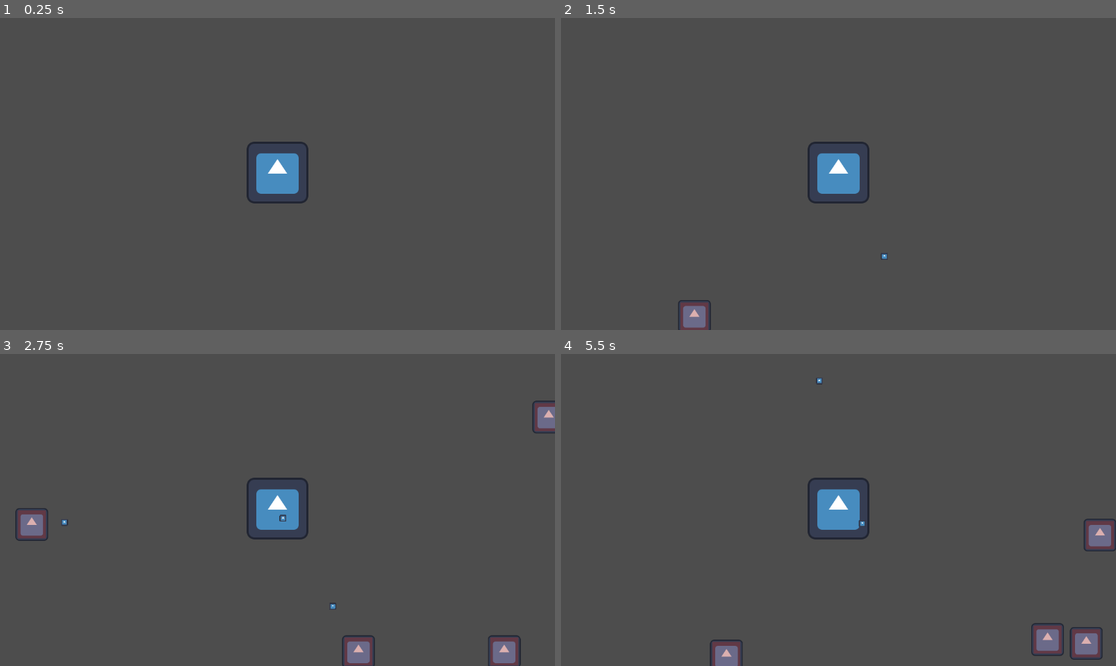
Above: before the commit, frames 1-4 (two rows, left to right).
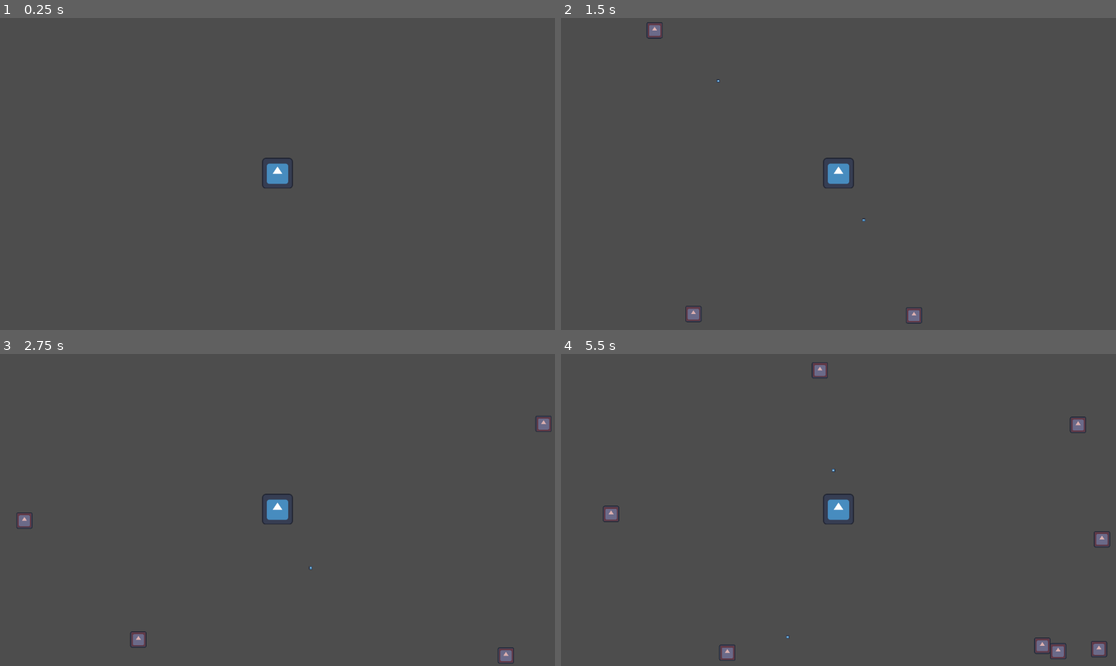
Above: after the commit, the same moments.

Repository: romaindurand/godot-tower-defense
Game: Godot game, scene res://scenes/game.tscn
Two runs of this game, one before a commit and one after it. Both use one fixed random seed, a clock stepped at 60 frames per second and the inputs below. The engine's default icon, where the game draws it, is replaced by a stand-in: a white triangle on a blue panel in a dark square.
Inputs:
- Up to frame 1 (0.25 s): no input
- Up to frame 2 (1.5 s): no input
- Up to frame 3 (2.75 s): no input
- Up to frame 4 (5.5 s): no input

The runs differ from the first frame. In frame 1, 1.1% of the frame differs, in the area x 44-56%, y 39-60%; in frame 2, 1.6%; in frame 3, 2.4%; in frame 4, 2.8%, in the area x 7-100%, y 2-100%.

Commit message:
add navigation mesh for enemies

Diff:
--- a/components/move.gd
+++ b/components/move.gd
@@ -1,9 +1,10 @@
 class_name MoveComponent extends Node
 
-enum MoveMode { DIRECTIONAL, TARGET_NODE }
+enum MoveMode { DIRECTIONAL, TARGET_NODE, NAVIGATION }
 
 @export var mode: MoveMode = MoveMode.DIRECTIONAL
-@export var speed: float = 100.0
+@export var speed: float = 100.
+@export var nav_agent: NavigationAgent2D
 
 var direction: Vector2 = Vector2.ZERO
 var target: Node2D
@@ -22,3 +23,8 @@
 		MoveMode.TARGET_NODE:
 			if is_instance_valid(target):
 				parent.global_position = parent.global_position.move_toward(target.global_position, step)
+
+		MoveMode.NAVIGATION:
+			if is_instance_valid(nav_agent) and not nav_agent.is_navigation_finished():
+				var next_position = nav_agent.get_next_path_position()
+				parent.global_position = parent.global_position.move_toward(next_position, step)
--- a/scenes/bullet.tscn
+++ b/scenes/bullet.tscn
@@ -18,5 +18,5 @@
 
 [node name="MoveComponent" type="Node2D" parent="." unique_id=875769920]
 script = ExtResource("3_l5glv")
-speed = 700.0
+speed = 699.34
 metadata/_custom_type_script = "uid://dytdgyhfjq5qb"
--- a/scenes/enemy.tscn
+++ b/scenes/enemy.tscn
@@ -29,10 +29,13 @@
 [node name="CollisionShape2D" type="CollisionShape2D" parent="Area2D" unique_id=2038254035]
 shape = SubResource("CircleShape2D_md0e3")
 
-[node name="MoveComponent" type="Node2D" parent="." unique_id=1390479406]
+[node name="MoveComponent" type="Node2D" parent="." unique_id=1390479406 node_paths=PackedStringArray("nav_agent")]
 script = ExtResource("3_4ra3w")
-mode = 1
+mode = 2
 speed = 40.0
+nav_agent = NodePath("../NavigationAgent2D")
 metadata/_custom_type_script = "uid://dytdgyhfjq5qb"
 
+[node name="NavigationAgent2D" type="NavigationAgent2D" parent="." unique_id=365099776]
+
 [connection signal="body_entered" from="Area2D" to="." method="_on_area_2d_body_entered"]
--- a/scenes/game.tscn
+++ b/scenes/game.tscn
@@ -5,9 +5,14 @@
 
 [sub_resource type="Curve2D" id="Curve2D_yqjtg"]
 _data = {
-"points": PackedVector2Array(0, 0, 0, 0, -564, -308, 0, 0, 0, 0, 566, -311, 0, 0, 0, 0, 557, 312, 0, 0, 0, 0, -552, 303, 0, 0, 0, 0, -564, -308)
+"points": PackedVector2Array(0, 0, 0, 0, -1104, -619, 0, 0, 0, 0, 1104, -606, 0, 0, 0, 0, 1114, 618, 0, 0, 0, 0, -1089, 586, 0, 0, 0, 0, -1106, -616)
 }
 point_count = 5
+
+[sub_resource type="NavigationPolygon" id="NavigationPolygon_yqjtg"]
+vertices = PackedVector2Array(-1516.1484, -1012.6328, 1452.4219, -913.35156, 347.14844, -228.14063, -21.34375, -316.22656, 1352.5469, 807.1406, 193.77344, 203.82031, -1369.7578, 848.85156, -166.46875, -182.57813, -152.64844, 164.97656, -84.59375, 102.07031, -76.42969, -81.046875, 83.21094, -82.046875, 163.47656, 129.11719, 245.72656, -189.49219, 95.88281, -145.42188, -9.7578125, -246.71094)
+polygons = Array[PackedInt32Array]([PackedInt32Array(0, 1, 2, 3), PackedInt32Array(2, 1, 4, 5), PackedInt32Array(6, 0, 3, 7), PackedInt32Array(5, 4, 6, 8), PackedInt32Array(9, 10, 11, 12), PackedInt32Array(13, 12, 11, 14), PackedInt32Array(15, 13, 14, 7), PackedInt32Array(3, 15, 7), PackedInt32Array(6, 7, 8)])
+outlines = Array[PackedVector2Array]([PackedVector2Array(1463, -923, 1362, 817, -1379, 859, -1527, -1023)])
 
 [node name="Game" type="Node2D" unique_id=1757155370]
 script = ExtResource("1_yqjtg")
@@ -16,6 +21,7 @@
 position = Vector2(0, -3)
 
 [node name="Camera2D" type="Camera2D" parent="." unique_id=1647378821]
+zoom = Vector2(0.5, 0.5)
 
 [node name="SpawnTimer" type="Timer" parent="." unique_id=261950869]
 wait_time = 0.388
@@ -24,4 +30,15 @@
 [node name="SpawnLine" type="Path2D" parent="." unique_id=1153910680]
 curve = SubResource("Curve2D_yqjtg")
 
+[node name="NavigationRegion2D" type="NavigationRegion2D" parent="." unique_id=152935013]
+visible = false
+navigation_polygon = SubResource("NavigationPolygon_yqjtg")
+use_edge_connections = false
+
+[node name="StaticBody2D" type="StaticBody2D" parent="NavigationRegion2D" unique_id=382289787]
+
+[node name="CollisionPolygon2D" type="CollisionPolygon2D" parent="NavigationRegion2D/StaticBody2D" unique_id=2033962928]
+position = Vector2(-311, -22)
+polygon = PackedVector2Array(168, 178, 155, -149, 395, -115, 386, -70, 225, -69, 216, 133, 482, 162, 569, -175, 310, -233, 302, -281, 645, -199, 498, 215)
+
 [connection signal="timeout" from="SpawnTimer" to="." method="_on_timer_timeout"]
--- a/scenes/tower.tscn
+++ b/scenes/tower.tscn
@@ -16,7 +16,7 @@
 shape = SubResource("RectangleShape2D_2x682")
 
 [node name="ShootTimer" type="Timer" parent="." unique_id=2089561095]
-wait_time = 0.3
+wait_time = 0.585
 autostart = true
 
 [connection signal="timeout" from="ShootTimer" to="." method="_on_timer_timeout"]
--- a/scripts/enemy.gd
+++ b/scripts/enemy.gd
@@ -1,9 +1,10 @@
 class_name Enemy extends Node2D
 @onready var move_component: MoveComponent = $MoveComponent
+@onready var navigation_agent_2d: NavigationAgent2D = $NavigationAgent2D
 
 # Called when the node enters the scene tree for the first time.
 func _ready() -> void:
-	move_component.target = get_parent().get_node_or_null("Tower")
+	navigation_agent_2d.target_position = get_parent().get_node_or_null("Tower").global_position
 
 func _on_area_2d_body_entered(body: Node2D) -> void:
 	if body is Bullet:
